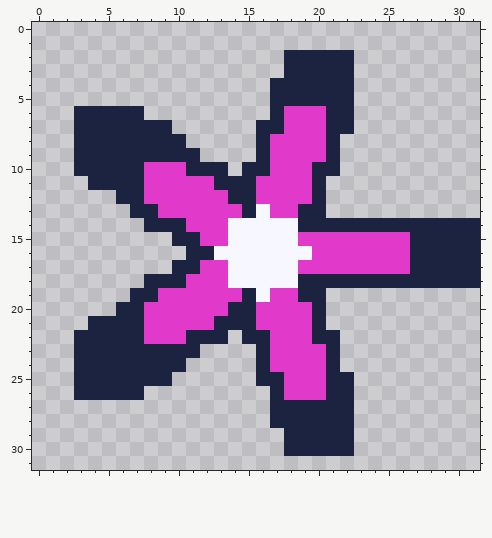
Edited in one commit: pixel-art file (game/assets/source/ui/rarity_mystic.aseprite). The first picture shows the starting point.
32x32 pixels, 1 frame.
Once edited:
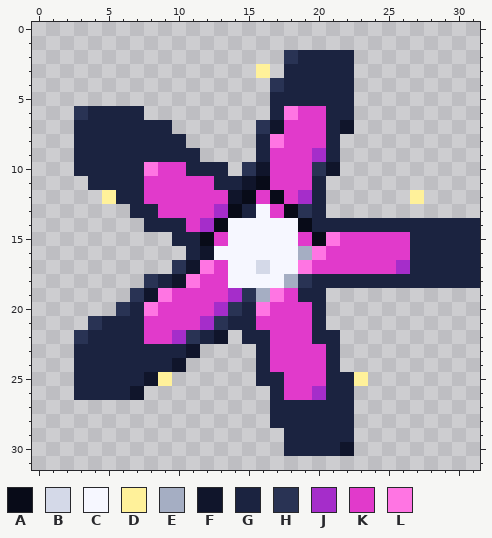
Palette (. is transparent): A #080b18  B #d4d9e8  C #f6f7ff  D #fff19a  E #a5aec3  F #10152b  G #1b2340  H #293354  J #a52dca  K #e13acb  L #ff75e3
From old to new:
y 2: x 18 G -> H
y 3: x 16 . -> D
y 4: x 17 G -> H
y 6: x 3 G -> H; x 18 K -> L
y 7: x 16..17 GG -> HF; x 22 G -> F
y 8: x 17 K -> L
y 9: x 20 K -> J
y 10: x 8 K -> L; x 15..16 GG -> HF; x 20..21 GG -> HF
y 11: x 15..16 GK -> FA
y 12: x 5 . -> D; x 14..15 GG -> FA; x 17 K -> A; x 19 K -> J; x 27 . -> D
y 13: x 13..14 KK -> JA; x 18..19 KG -> AH
y 14: x 12..13 KK -> JA; x 19 G -> A
y 15: x 12 K -> A; x 20..21 KK -> AL
y 16: x 12 G -> F; x 19..20 CK -> EL
y 17: x 10..12 GGK -> HFL; x 16 C -> B; x 19 K -> L; x 26 K -> J
y 18: x 8 G -> H; x 10..11 GK -> FL; x 18..19 CG -> EH
y 19: x 7..9 GGK -> HFL; x 14..17 KGCK -> JHEL
y 20: x 6 G -> H; x 8 K -> L; x 13..14 KG -> JH; x 16 K -> L
y 21: x 4 G -> H; x 12..13 KG -> JH
y 22: x 3 G -> H; x 10..11 KG -> JH; x 13 G -> F
y 23: x 11 G -> F
y 24: x 10 G -> F
y 25: x 8..9 GG -> FD; x 23 . -> D
y 26: x 7 G -> F; x 20 K -> J
y 30: x 22 G -> F
Where, in picture pixels (left, top, right, bottom), the same in both pictures:
changed: (74, 50, 424, 400)
changed: (340, 442, 354, 456)
